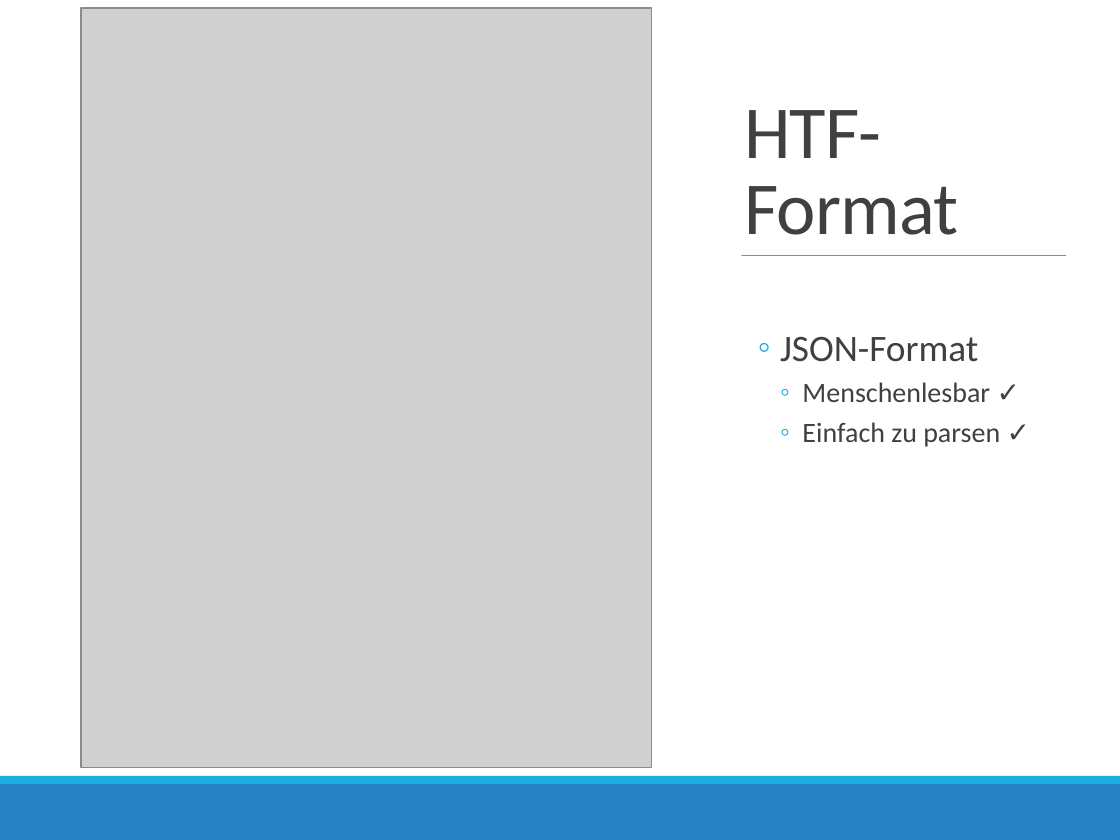
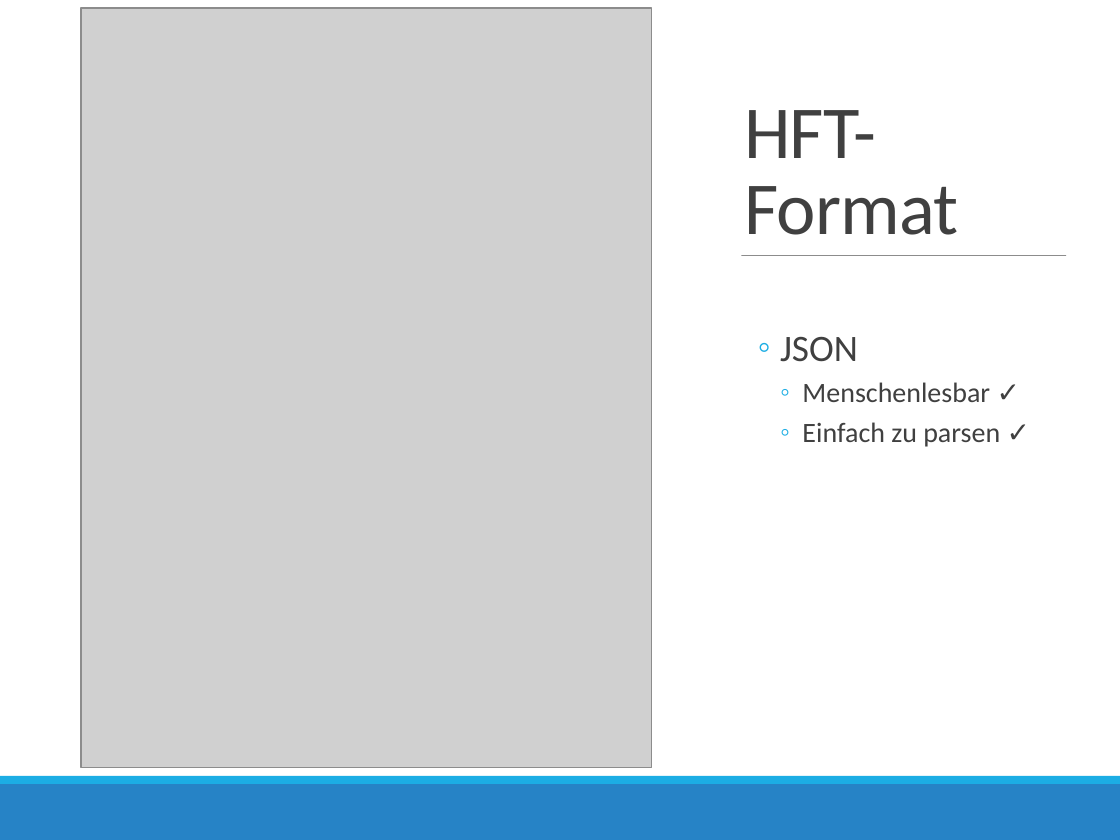
Before and after one commit to AndreMann90/fart_fssd, a slide deck: slide 5 of doc/Programmier-Projekt-Praesi.pptx. Drawn at 1120x840 pixels with LibreOffice and Linux fonts; fonts in the diff are those of the drawing; grey boxes stand for pictures. Boxes give left, top, right and bottom in pixels: in the first picture for what was removed or moved away, otherwise in the second. Text is boxed around its words. In the diff, an @@ line names an element or a change of style, - is before the commit and + after.

```diff
--- a/doc/Programmier-Projekt-Praesi.pptx
+++ b/doc/Programmier-Projekt-Praesi.pptx
@@ title at [744, 110, 958, 235]: text changed @@
-HTF-Format
+HFT-Format
@@ text at [780, 337, 858, 362]: text changed @@
-  ◦ JSON-Format
+  ◦ JSON
```
Also in this commit, not shown: 2 other slides changed, 1 slide added, 1 slide removed.
